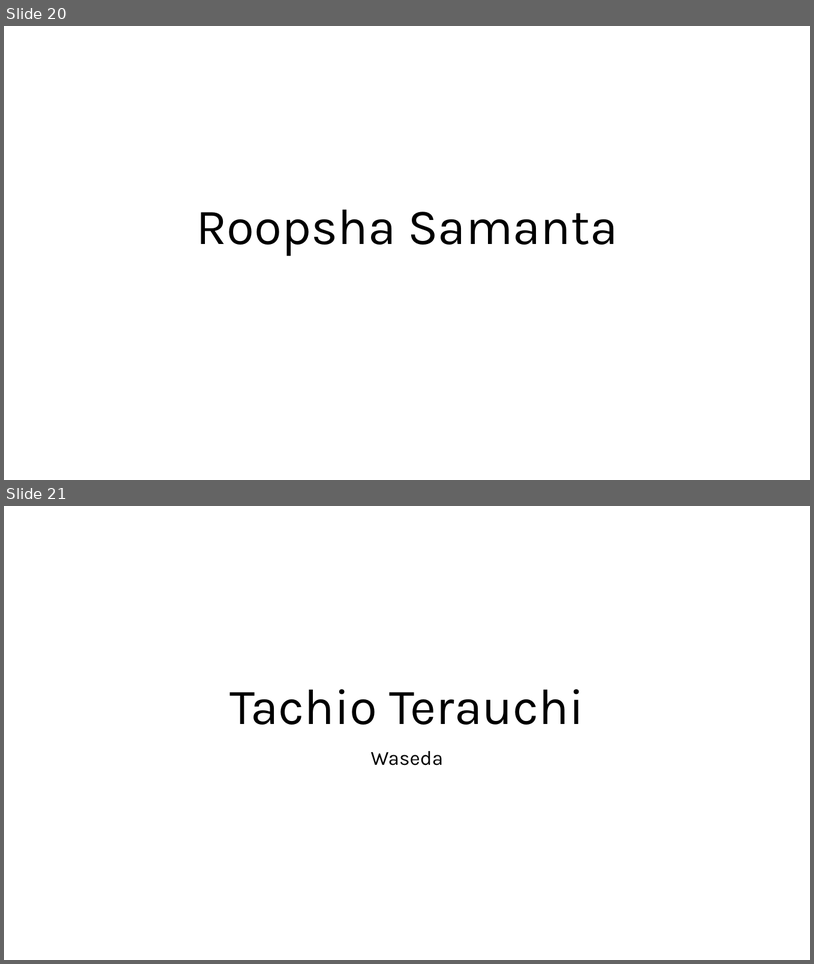
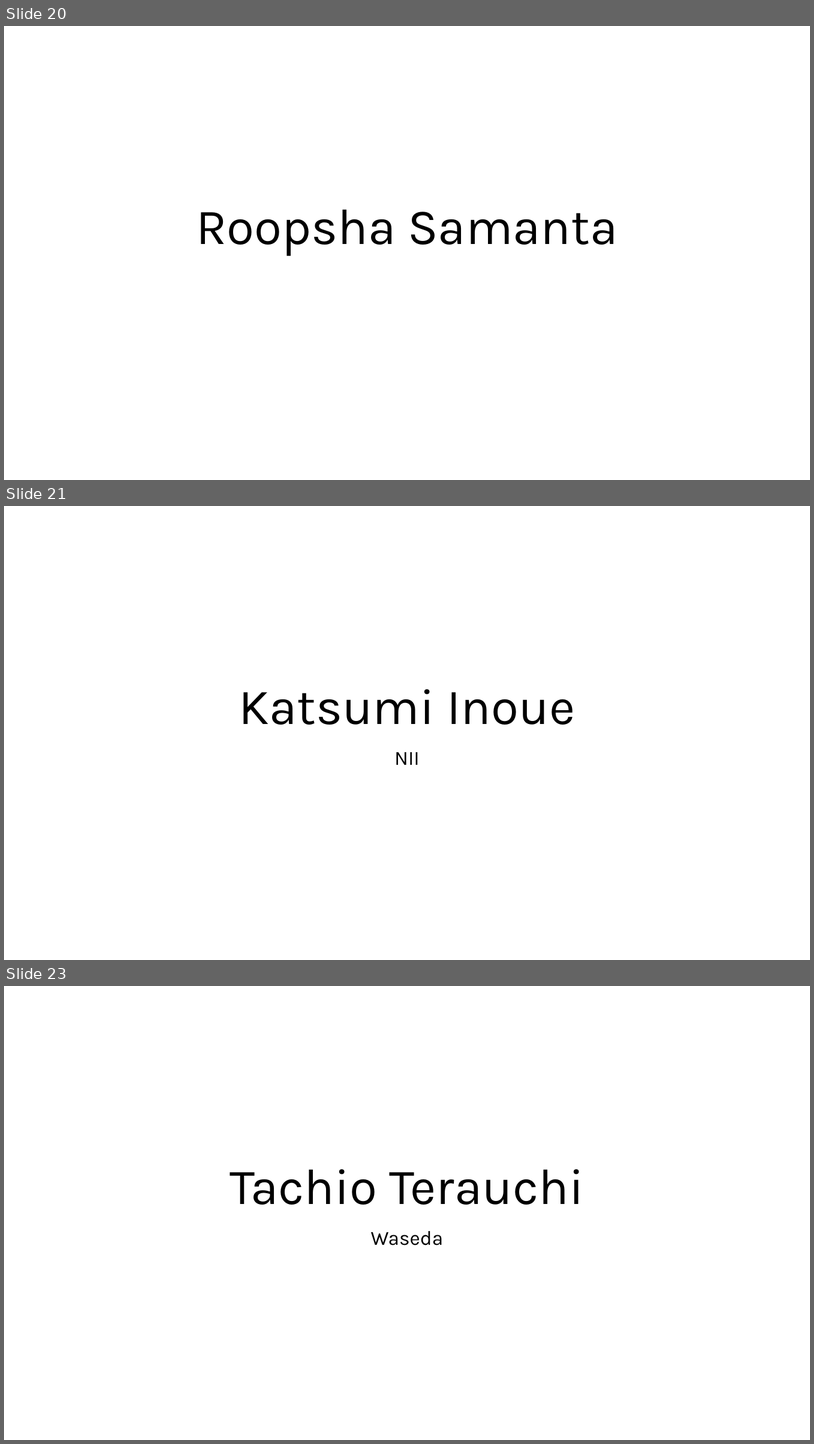
Before and after one commit to NikolajBjorner/ShonanArtOfSAT, a slide deck: Introductions.pptx. Shown one above the other, each under a label of ours: slides 20 and 21 before the commit, slides 20, 21 and 23 after it; the slides between them are not shown. The pictures are 814x964 and 814x1444 pixels, drawn with LibreOffice and Linux fonts; fonts in the diff are those of the drawing. Boxes give left, top, right and bottom in pixels: in the first picture for what was removed or moved away, otherwise in the second. Text is boxed around its words. In the diff, an @@ line names an element or a change of style, - is before the commit and + after.

```diff
--- a/Introductions.pptx
+++ b/Introductions.pptx
@@ slide 21 added at (4,506,810,960), background #FFFFFF @@
@@ title added at (239,689,575,724), 60 pt, text #000000 @@
+Katsumi Inoue
@@ subtitle added at (395,752,420,765), 24 pt, text #000000 @@
+NII
@@ what was slide 21 is now slide 23 @@
```
Also in this commit, not shown: 2 slides changed, 1 other slide added, 1 other file.
